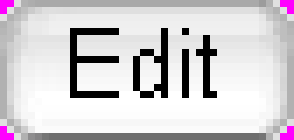
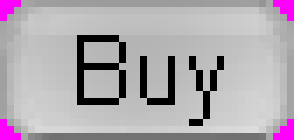
Layered file, before and after one edit (294x140). Changes by layer:
painted on "Transparent corners" over [0, 0, 294, 140]
hid "Text (Right click -> Edit text on canvas, CTRL+A)", painted on it over [70, 28, 217, 119]
showed "Clicked text (r.click -> edit text)", painted on it over [77, 35, 224, 126]
showed "New Hover" over [0, 0, 294, 140]
